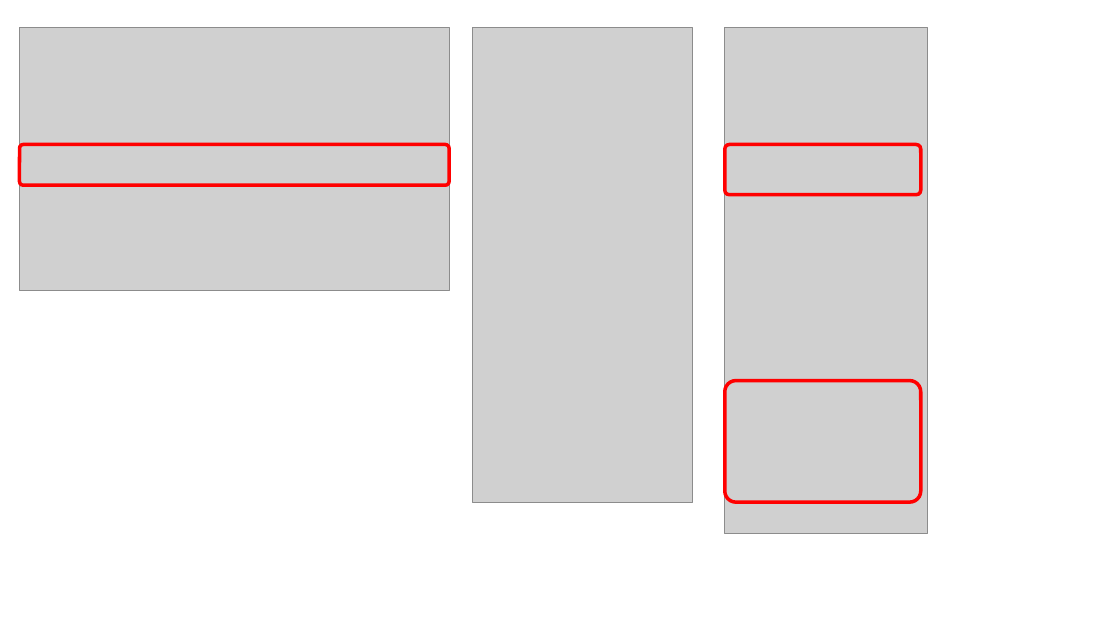
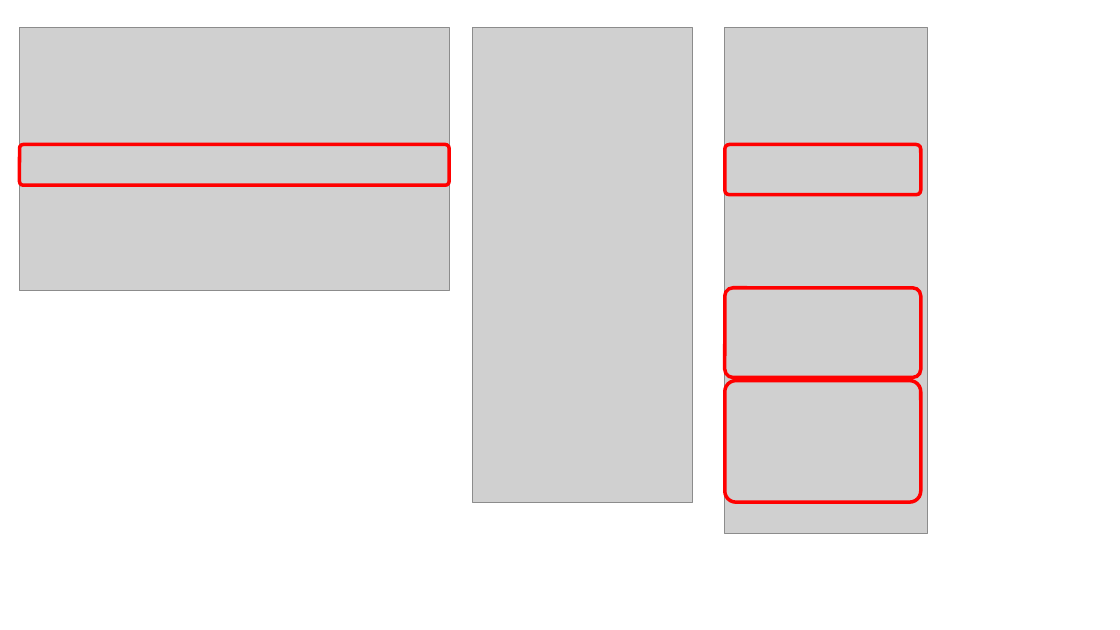
Before and after one commit to ayuina/azure-getstart, a slide deck: slide 6 of document/01_develop_webdb_on_iaas/図版.pptx. Drawn at 1120x630 pixels with LibreOffice and Linux fonts; fonts in the diff are those of the drawing; grey boxes stand for pictures. Boxes give left, top, right and bottom in pixels: in the first picture for what was removed or moved away, otherwise in the second. Text is boxed around its words. In the diff, an @@ line names an element or a change of style, - is before the commit and + after.

```diff
--- a/document/01_develop_webdb_on_iaas/図版.pptx
+++ b/document/01_develop_webdb_on_iaas/図版.pptx
@@ rounded rectangle added at bbox=[725, 288, 921, 378], outline #FF0000 3 pt @@
```
Also in this commit, not shown: 4 slides added, 6 other files.
